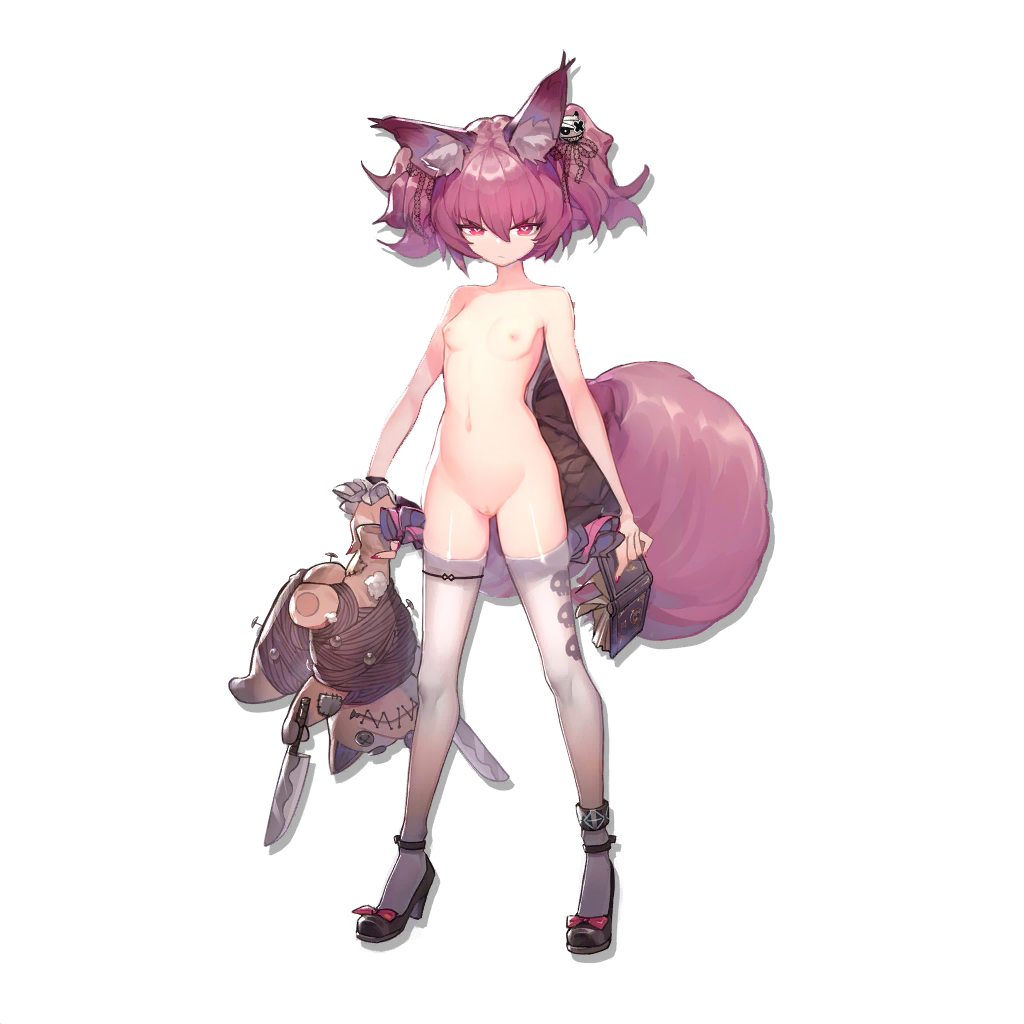
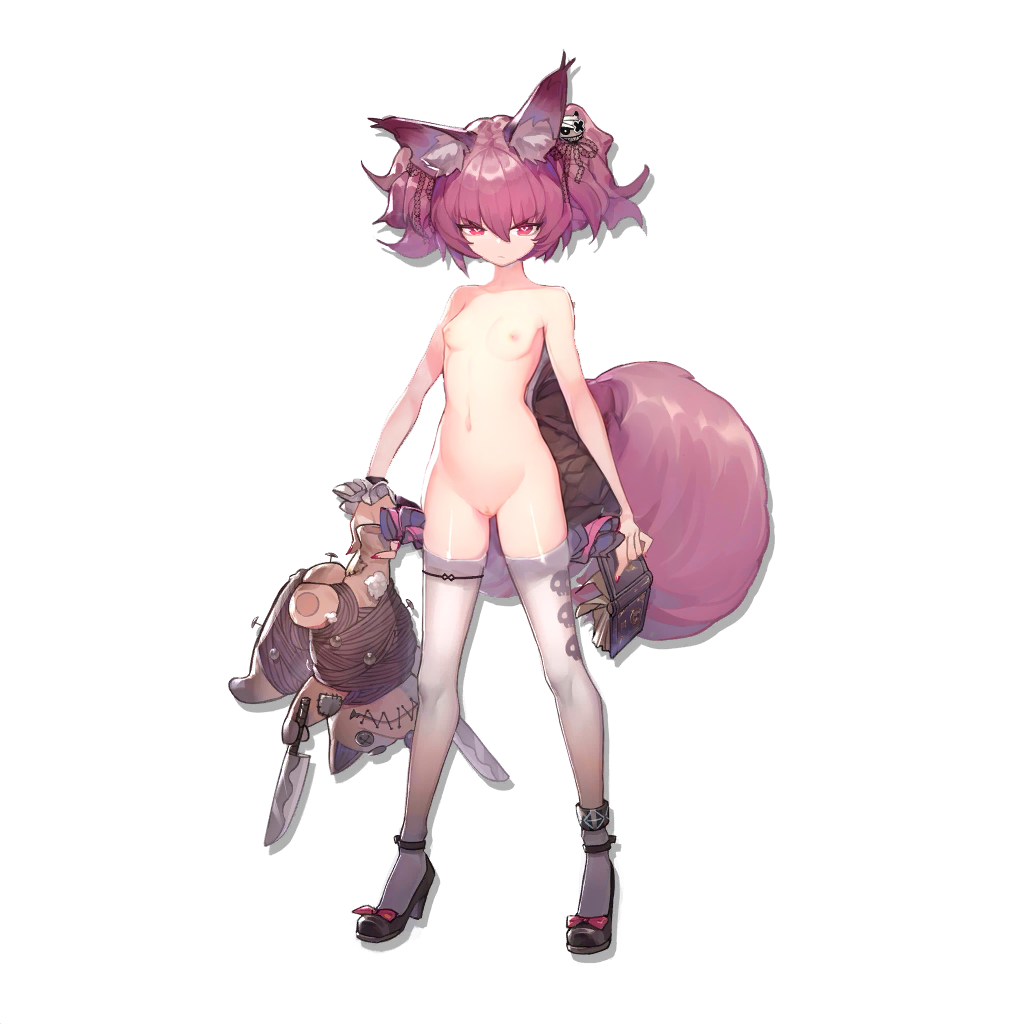
Layer changes from the first 1024×1024 image to the second:
painted on "图层 1 拷贝" over [478, 264, 501, 289]
